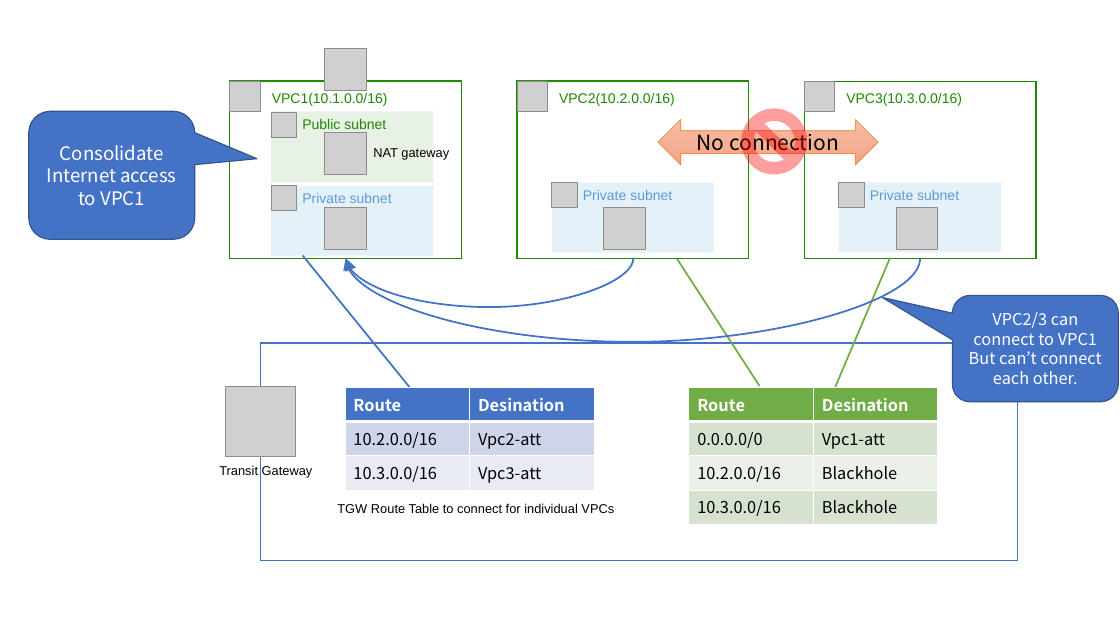
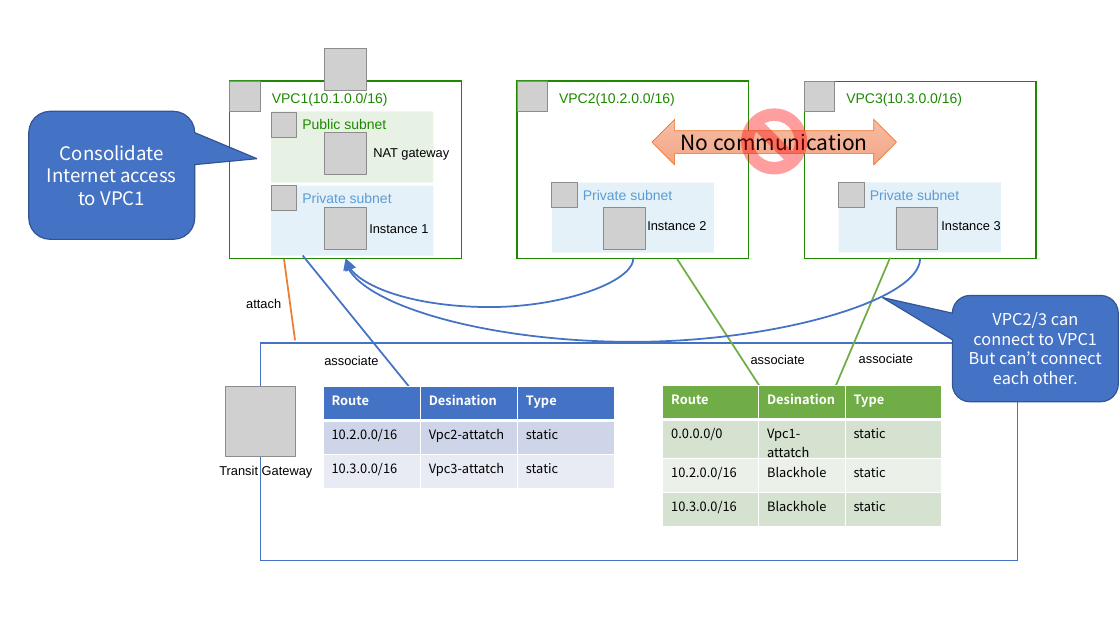
Before and after one commit to tomofuminijo/aws-transit-gateway-demo, a slide deck: slide 2 of images/images.pptx. Drawn at 1120x630 pixels with LibreOffice and Linux fonts; fonts in the diff are those of the drawing; grey boxes stand for pictures. Boxes give left, top, right and bottom in pixels: in the first picture for what was removed or moved away, otherwise in the second. Text is boxed around its words. In the diff, an @@ line names an element or a change of style, - is before the commit and + after.

```diff
--- a/images/images.pptx
+++ b/images/images.pptx
@@ left right arrow "No communication": place and size @@
-left right arrow "No communication" at bbox=[658, 119, 878, 165]
+left right arrow "No communication" at bbox=[652, 119, 897, 165]
@@ text in left right arrow at bbox=[681, 129, 867, 155]: text changed @@
-No connection
+No communication
@@ text added at bbox=[369, 224, 428, 233], 11 pt, text #000000 @@
+Instance 1
@@ text added at bbox=[647, 221, 706, 230], 11 pt, text #000000 @@
+Instance 2
@@ text added at bbox=[941, 221, 1001, 230], 11 pt, text #000000 @@
+Instance 3
@@ line added from (284, 259) to (295, 340), #ED7D31 1.5 pt @@
@@ text added at bbox=[246, 298, 281, 308], 11 pt, text #000000 @@
+attach
@@ text added at bbox=[324, 355, 378, 365], 11 pt, text #000000 @@
+associate
@@ text added at bbox=[751, 354, 805, 364], 11 pt, text #000000 @@
+associate
@@ text added at bbox=[859, 353, 913, 363], 11 pt, text #000000 @@
+associate
@@ table at bbox=[323, 386, 616, 489] @@
-column 2: Desination | Vpc2-att | Vpc3-att
+column 2: Desination | Vpc2-attatch | Vpc3-attatch
+column 3: Type | static | static
@@ table: place and size @@
-table at bbox=[345, 388, 594, 491]
+table at bbox=[323, 386, 616, 489]
@@ table at bbox=[663, 386, 941, 527] @@
-column 2: Desination | Vpc1-att | Blackhole | Blackhole
+column 2: Desination | Vpc1-attatch | Blackhole | Blackhole
+column 3: Type | static | static | static
@@ table: place and size @@
-table at bbox=[689, 388, 938, 524]
+table at bbox=[663, 386, 941, 527]
@@ text removed at bbox=[337, 503, 614, 513] @@
-TGW Route Table to connect for individual VPCs
```
Also in this commit, not shown: 1 other slide changed, 2 slides added, 12 other files.
